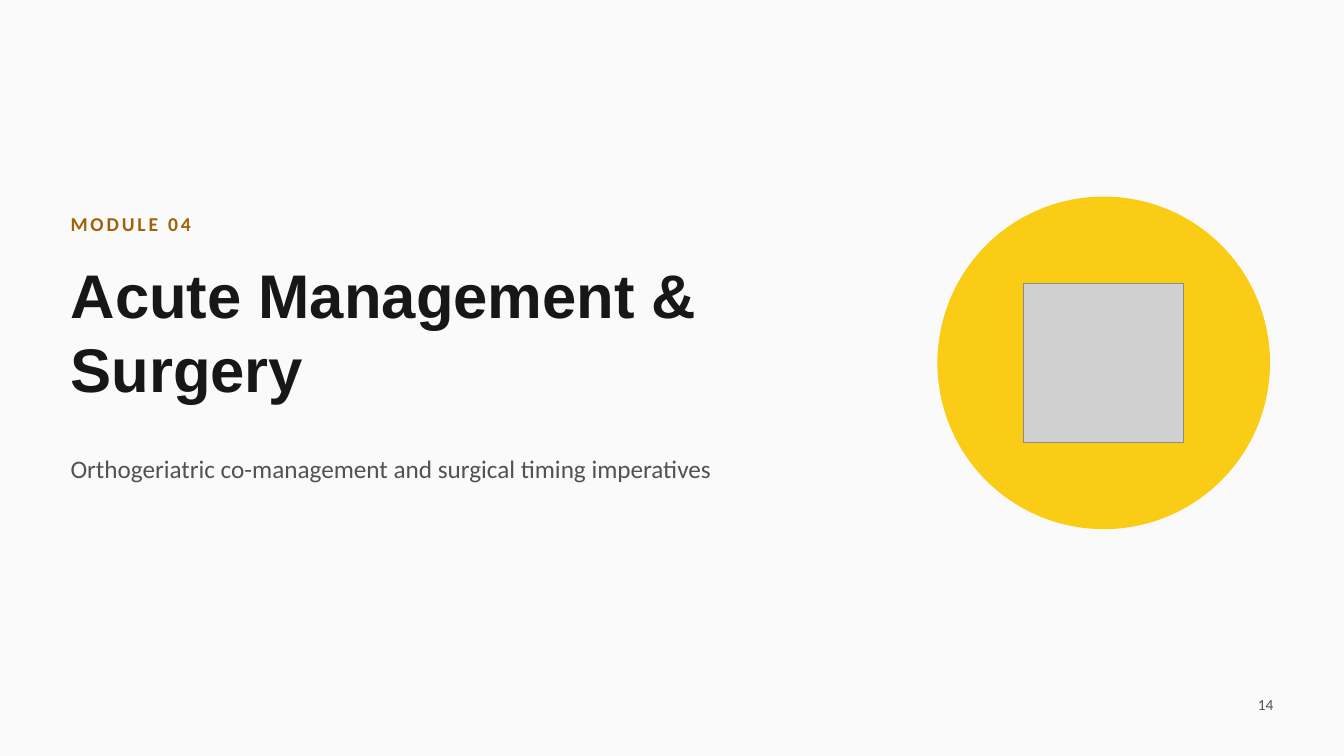
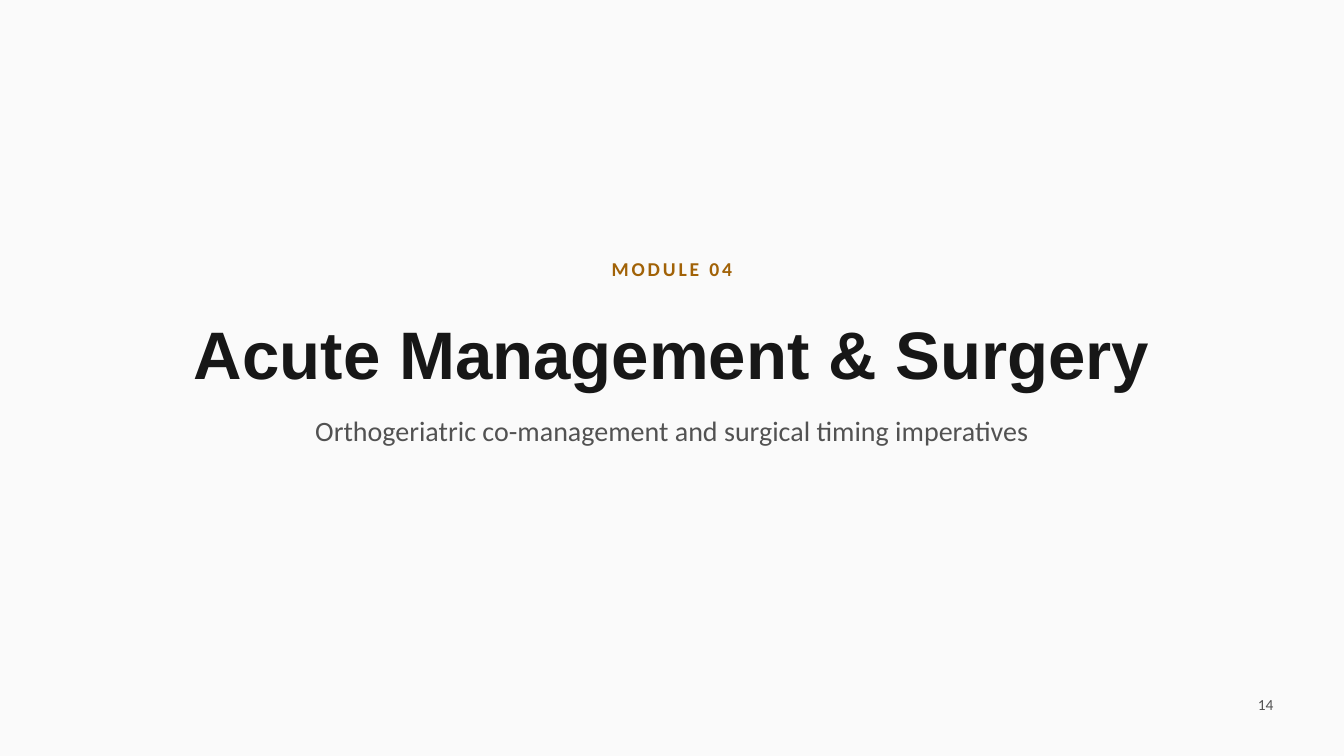
Before and after one commit to Anithmanasae/Serve-Smart-software, a slide deck: slide 14 of Frailty_Fractures_and_Functional_Recovery.pptx. Drawn at 1344x756 pixels with LibreOffice and Linux fonts; fonts in the diff are those of the drawing; grey boxes stand for pictures. Boxes give left, top, right and bottom in pixels: in the first picture for what was removed or moved away, otherwise in the second. Text is boxed around its words. In the diff, an @@ line names an element or a change of style, - is before the commit and + after.

```diff
--- a/Frailty_Fractures_and_Functional_Recovery.pptx
+++ b/Frailty_Fractures_and_Functional_Recovery.pptx
@@ ellipse removed at bbox=[938, 197, 1270, 529] @@
@@ text "MODULE 04": place and size @@
-text "MODULE 04" at bbox=[71, 218, 191, 231]
+text "MODULE 04" at bbox=[612, 263, 732, 276]
@@ text "MODULE 04" at bbox=[612, 263, 732, 276]: alignment left to centre @@
@@ picture removed at bbox=[1024, 283, 1184, 443] @@
@@ title "Acute Management & Surgery": place and size @@
-title "Acute Management & Surgery" at bbox=[71, 275, 635, 404]
+title "Acute Management & Surgery" at bbox=[194, 332, 1149, 392]
@@ title "Acute Management & Surgery" at bbox=[194, 332, 1149, 392]: size 44 to 48 pt; alignment left to centre; vertical alignment top to middle @@
@@ text "Orthogeriatric co-management and surgical timing ...": place and size @@
-text "Orthogeriatric co-management and surgical timing ..." at bbox=[71, 460, 711, 483]
+text "Orthogeriatric co-management and surgical timing ..." at bbox=[315, 421, 1028, 446]
@@ text "Orthogeriatric co-management and surgical timing ..." at bbox=[315, 421, 1028, 446]: size 18 to 20 pt; alignment left to centre @@
```
Also in this commit, not shown: 15 other slides changed.
